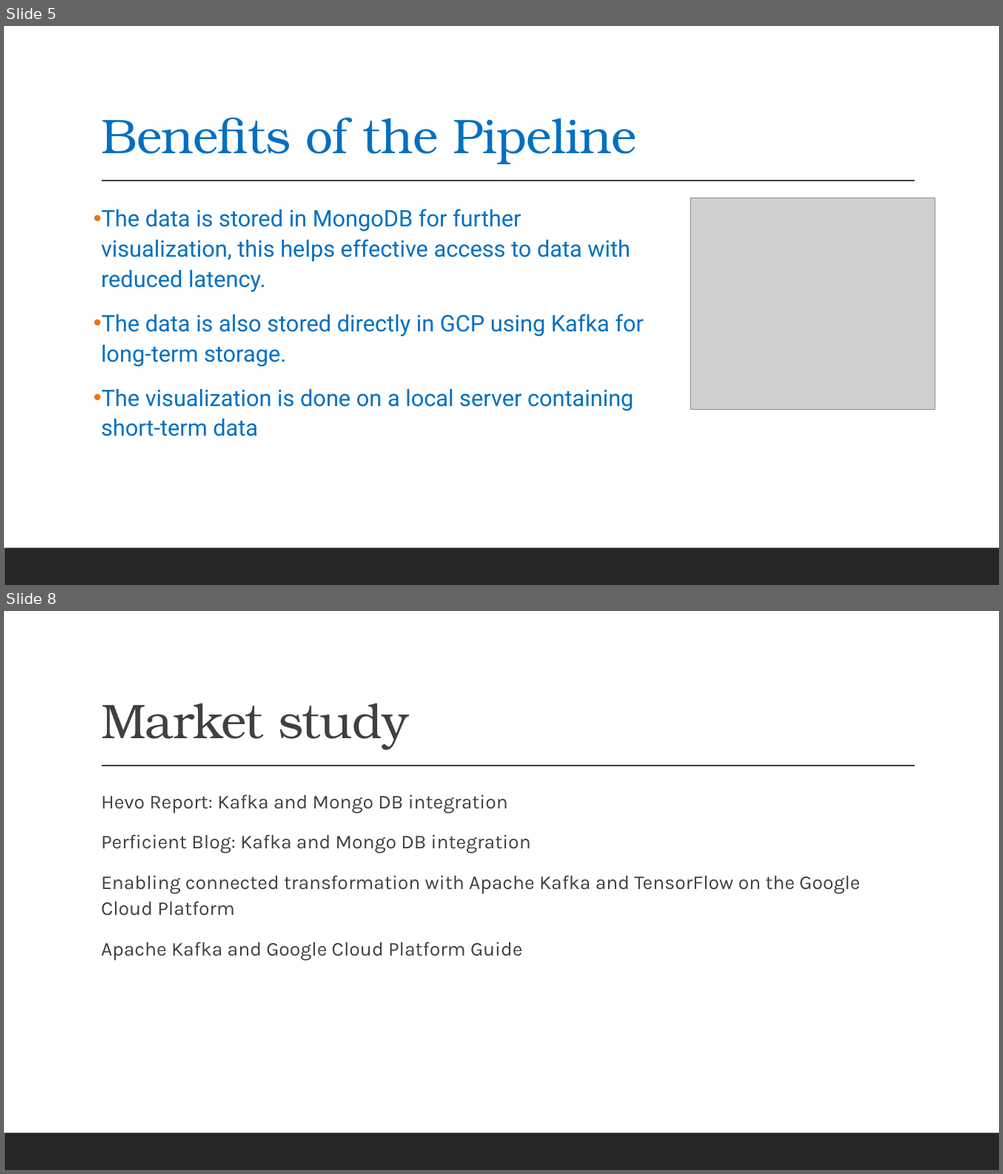
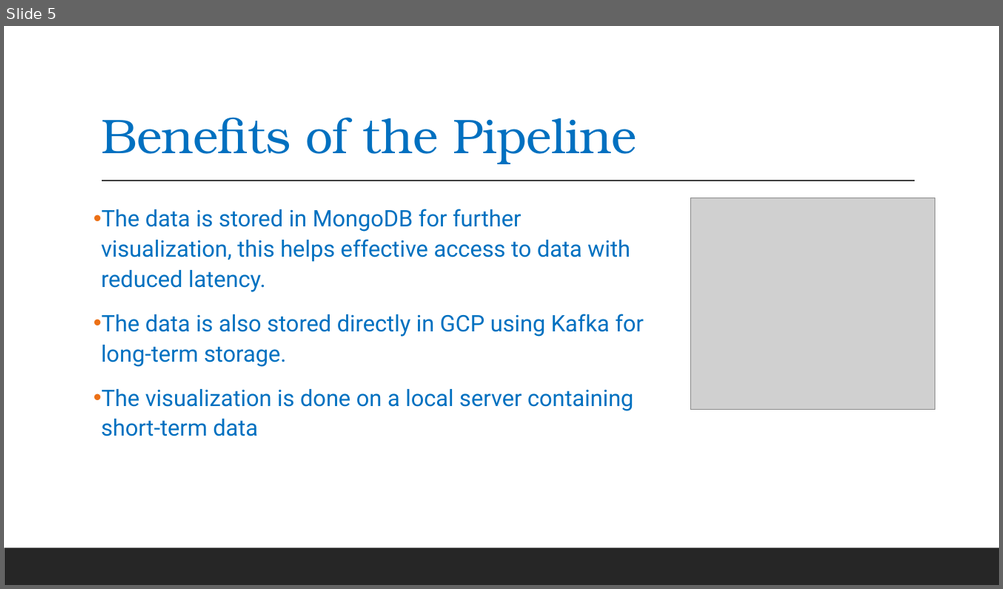
Before and after one commit to Rohaan28/Data_Engineering_Project, a slide deck: Data Engineering 2.pptx. Shown one above the other, each under a label of ours: slides 5 and 8 before the commit, slide 5 after it; the slides between them are not shown. The pictures are 1003x1174 and 1003x589 pixels, drawn with LibreOffice and Linux fonts; fonts in the diff are those of the drawing; grey boxes stand for pictures. Boxes give left, top, right and bottom in pixels: in the first picture for what was removed or moved away, otherwise in the second. Text is boxed around its words. In the diff, an @@ line names an element or a change of style, - is before the commit and + after.

```diff
--- a/Data Engineering 2.pptx
+++ b/Data Engineering 2.pptx
@@ slide 8 removed at (x1=4, y1=611, x2=999, y2=1170), background #FFFFFF; not listed: 2 template elements that a slide beside it also shows @@
@@ title removed at (x1=101, y1=703, x2=408, y2=750) @@
-Market study
@@ text removed at (x1=101, y1=795, x2=859, y2=961) @@
-  Hevo Report: Kafka and Mongo DB integration
-  Perficient Blog: Kafka and Mongo DB integration
-  Enabling connected transformation with Apache Kafka and TensorFlow on the Google Cloud Platform
-  Apache Kafka and Google Cloud Platform Guide
```
Also in this commit, not shown: 3 slides changed, 4 slides added, 1 other slide removed.
